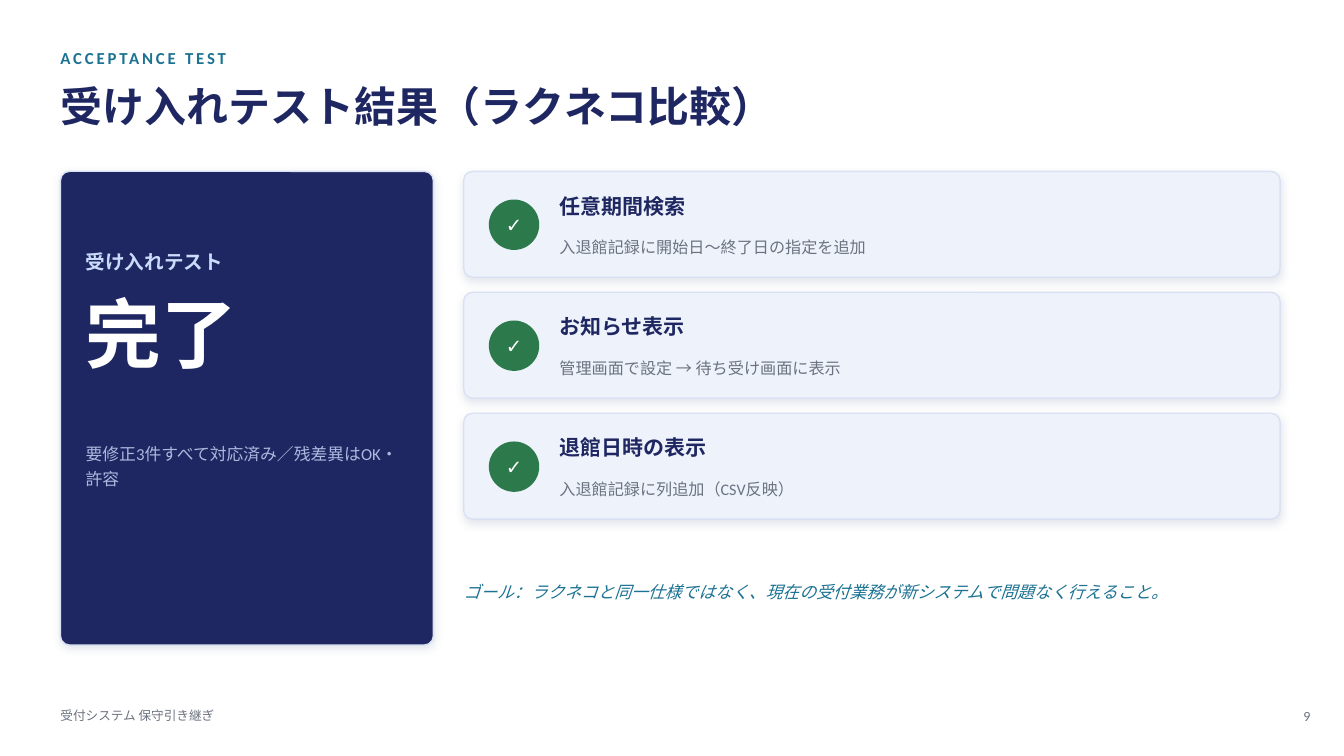
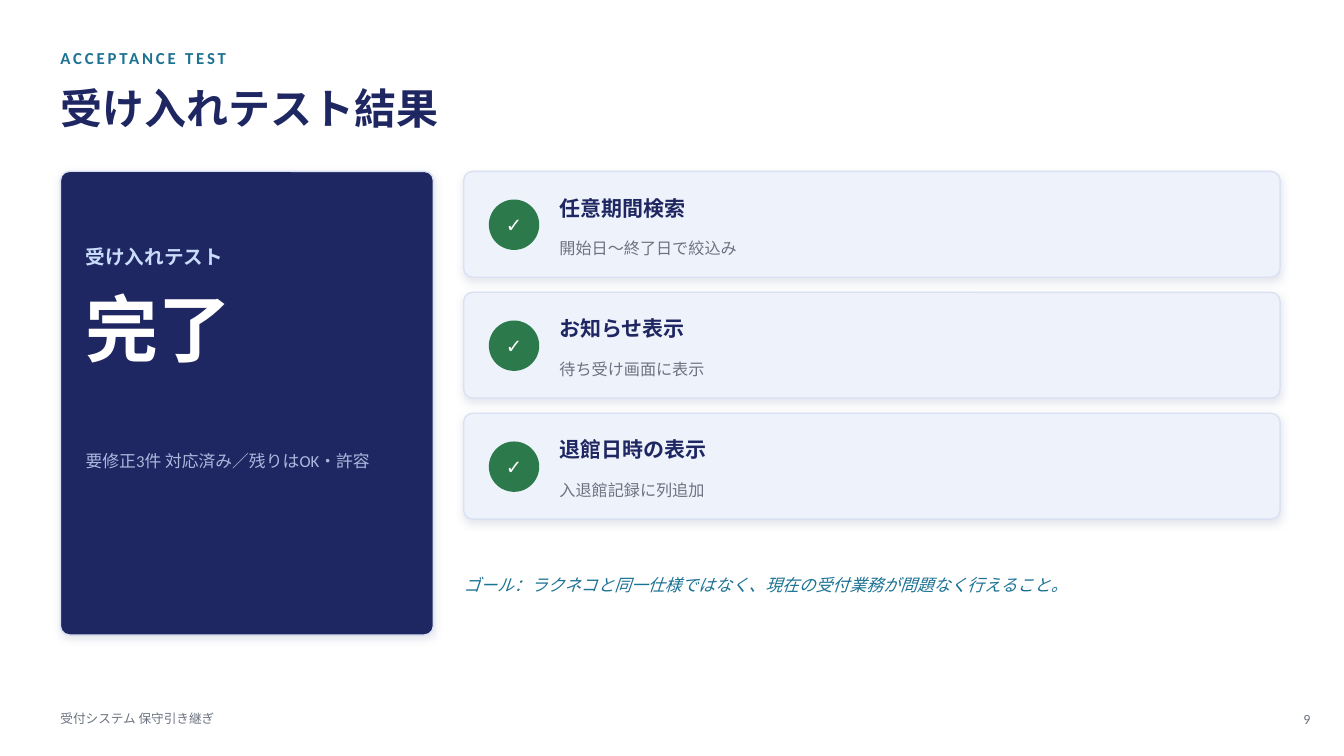
Before and after one commit to viva-eureka/reception-system, a slide deck: slide 9 of docs/受付システム_保守引き継ぎ.pptx. Drawn at 1344x756 pixels with LibreOffice and Linux fonts; fonts in the diff are those of the drawing. Boxes give left, top, right and bottom in pixels: in the first picture for what was removed or moved away, otherwise in the second. Text is boxed around its words. In the diff, an @@ line names an element or a change of style, - is before the commit and + after.

```diff
--- a/docs/受付システム_保守引き継ぎ.pptx
+++ b/docs/受付システム_保守引き継ぎ.pptx
@@ text at [60,88,438,128]: text changed @@
-受け入れテスト結果（ラクネコ比較）
+受け入れテスト結果
@@ rounded rectangle: place and size @@
-rounded rectangle at [60,171,434,645]
+rounded rectangle at [60,171,434,635]
@@ text "受け入れテスト": place and size @@
-text "受け入れテスト" at [86,252,223,271]
+text "受け入れテスト" at [86,247,223,266]
@@ text at [559,240,736,255]: text changed @@
-入退館記録に開始日〜終了日の指定を追加
+開始日〜終了日で絞込み
@@ text "完了" at [86,293,231,363]: size 54 to 52 pt @@
@@ text at [559,361,704,376]: text changed @@
-管理画面で設定 → 待ち受け画面に表示
+待ち受け画面に表示
@@ text at [86,453,370,469]: text changed @@
-要修正3件すべて対応済み／残差異はOK・許容
+要修正3件 対応済み／残りはOK・許容
@@ text at [559,482,704,497]: text changed @@
-入退館記録に列追加（CSV反映）
+入退館記録に列追加
@@ text at [464,576,1068,593]: text changed @@
-ゴール：ラクネコと同一仕様ではなく、現在の受付業務が新システムで問題なく行えること。
+ゴール：ラクネコと同一仕様ではなく、現在の受付業務が問題なく行えること。
```
Also in this commit, not shown: 10 other slides changed, 4 other files.
